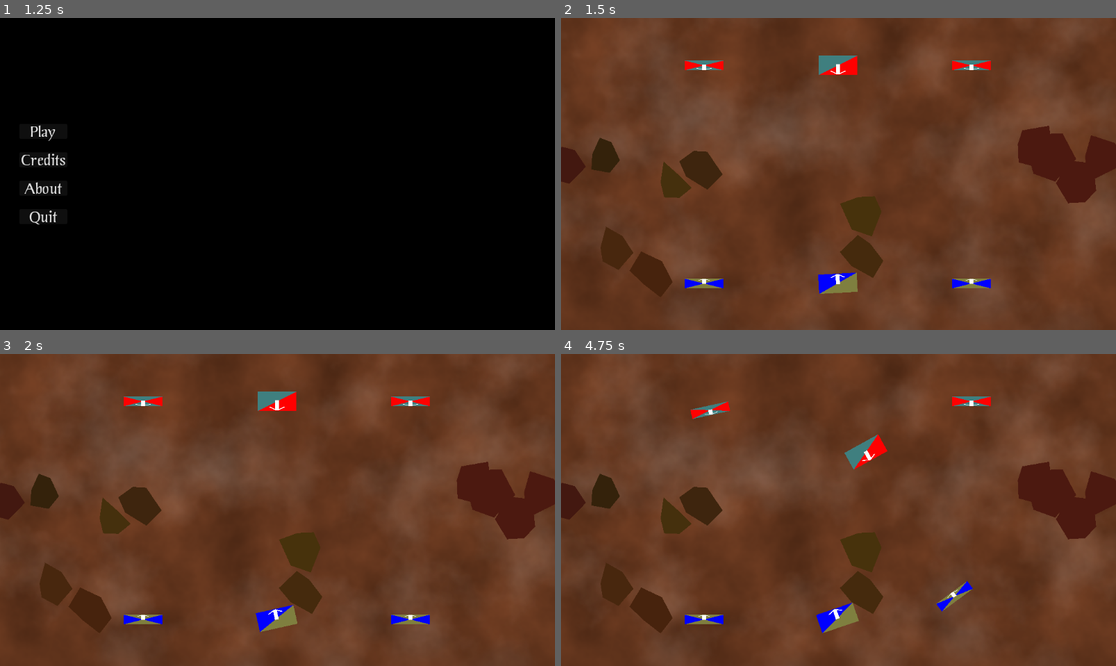
Above: before the commit, frames 1-4 (two rows, left to right).
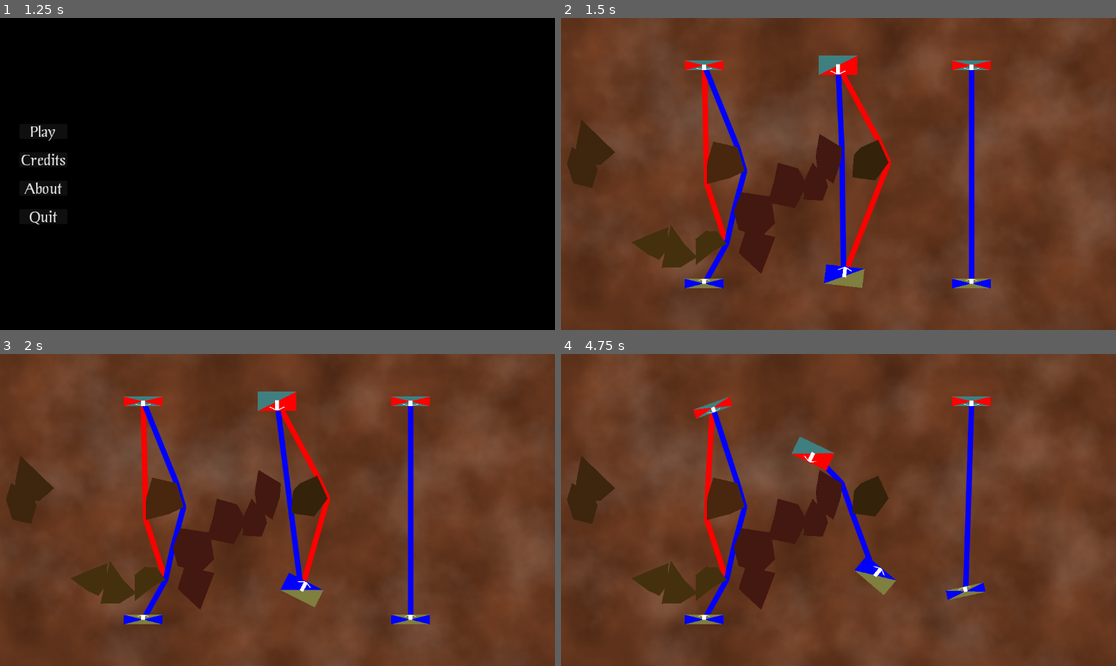
Above: after the commit, the same moments.

Repository: Habidakus/fantasy-battle
Game: Godot game, scene res://Scenes/TopLevelStateMachine.tscn
Same seed, same stepped clock (60 frames per second), same inputs: the game is played once before the commit and once after it.
Inputs (mouse positions are in pixels of both pictures, inside the frame that each line leads up to):
- Up to frame 1 (1.25 s): tap Enter at 0.5 s; move the mouse to (399, 158) at 0.52 s; click (399, 158) at 0.67 s
- Up to frame 2 (1.5 s): click "Play" at 1.25 s
- Up to frame 3 (2 s): no input
- Up to frame 4 (4.75 s): move the mouse to (727, 525) at 2.02 s; click (727, 525) at 2.17 s; move the mouse to (894, 441) at 2.77 s; click (894, 441) at 2.92 s; move the mouse to (810, 572) at 3.52 s; click (810, 572) at 3.67 s; move the mouse to (1005, 556) at 4.27 s; click (1005, 556) at 4.42 s

Frame 1 is identical in both runs. In frame 2, 14% of the frame differs, in the area x 0-100%, y 16-89%; in frame 3, 14%; in frame 4, 15%, in the area x 0-100%, y 13-90%.

Commit message:
more work on using a nav mesh to calculate paths to the enemy

Diff:
--- a/Scripts/StatePlay.gd
+++ b/Scripts/StatePlay.gd
@@ -77,6 +77,21 @@
 		draw_line(entry[0], entry[1], entry[2], 10, true)
 	_draw_queue.clear()
 
+func _add_draw_line(p1 : Vector2, p2 : Vector2, color : Color) -> void:
+	_draw_queue.append([p1, p2, color])
+	queue_redraw()
+
+func DrawPathLine(id1 : int, id2 : int, color : Color) -> void:
+	if not _visible_squads.has(id1):
+		return
+	if not _visible_squads.has(id2):
+		return
+	var vs1 : VisibleSquad = _visible_squads[id1]
+	var vs2 : VisibleSquad = _visible_squads[id2]
+	var path : PackedVector2Array = _terrain_data.GetPath(vs1.position, vs2.position, vs1)
+	for i in range(1, path.size()):
+		_add_draw_line(path[i - 1], path[i], color)
+
 func DebugDrawSquad(squad : Squad) -> void:
 	var outline : Array = squad.GetOutline()
 	for entry in outline:
--- a/Scripts/TerrainData.gd
+++ b/Scripts/TerrainData.gd
@@ -1,14 +1,41 @@
 class_name TerrainData extends RefCounted
 
+const WORLD_SIZE : Vector2i = Vector2i(1130, 600)
+
 var _rocks : Array[Rock]
+#var _nav_agent : NavigationAgent2D = NavigationAgent2D.new()
+#var _nav_region : NavigationRegion2D = NavigationRegion2D.new()
+var _map_rid : RID
+var _region_rid : RID
+var _nav_poly : NavigationPolygon
+var _source_geom_data : NavigationMeshSourceGeometryData2D
+
+# TODO: We should define all the unit's friendly allies as Navigation Obstacles that move about the map, so that we can path around them
+#	var nav_obs : NavigationObstacle2D = NavigationObstacle2D.new()
+#	nav_obs.affect_navigation_mesh = true
+#	nav_obs.vertices = polygon_points
 
 func Setup(rnd : RandomNumberGenerator, squadsAndRadiiSquared : Array, parent : Control) -> void:
+	_map_rid = parent.get_world_2d().get_navigation_map()
+	# TODO: Create multiple regions for different unit widths, and then when an agent is attempting to plot a course it would use the smallest region's RID and call it's set_navigation_map(region_rid)
+	_region_rid = NavigationServer2D.region_create()
+	NavigationServer2D.region_set_map(_region_rid, _map_rid)
+
+	_nav_poly = NavigationPolygon.new()
+	_nav_poly.agent_radius = 40
+	var open_map : PackedVector2Array = PackedVector2Array([
+		Vector2.ZERO - (WORLD_SIZE / 2.0),
+		Vector2(WORLD_SIZE.x * 1.5, 0),
+		WORLD_SIZE * 1.5,
+		Vector2(0, WORLD_SIZE.y * 1.5)])
+	_nav_poly.add_outline(open_map)
+
 	var poss : Array = []
 	for r : int in range(25):
 		var loc : Vector2i
 		var close_to_squad : bool = true
 		while close_to_squad:
-			loc = Vector2i(rnd.randi() % 1150, rnd.randi() % 600)
+			loc = Vector2i(rnd.randi() % WORLD_SIZE.x, rnd.randi() % WORLD_SIZE.y)
 			close_to_squad = false
 			for sar : Array in squadsAndRadiiSquared:
 				if sar[0].distance_squared_to(loc) < sar[1]:
@@ -16,7 +43,7 @@
 		poss.append([loc, -1])
 	for r1 : int in range(25):
 		var p1 : Vector2i = poss[r1][0]
-		var mind : int = 1135 * 1135 * 2
+		var mind : int = WORLD_SIZE.x * WORLD_SIZE.x * 2
 		for r2 : int in range(25):
 			if r1 == r2:
 				continue
@@ -34,13 +61,31 @@
 		set_of_polygons.append(rock.GetMapPoints())
 		rock.queue_free()
 
+	_source_geom_data = NavigationMeshSourceGeometryData2D.new()
 	for polygon_points : PackedVector2Array in merge_multiple_polygons(set_of_polygons):
+		_source_geom_data.add_projected_obstruction(polygon_points, true)
 		var rock : Rock = Rock.CreateFromPolygon(polygon_points, rnd)
 		_rocks.append(rock)
 		parent.add_child(rock)
 
+	NavigationServer2D.bake_from_source_geometry_data_async(_nav_poly, _source_geom_data, Callable(self, "_on_baking_completed").bind(parent.get_tree()))
+
+func _on_baking_completed(tree : SceneTree) -> void:
+	NavigationServer2D.region_set_navigation_polygon(_region_rid, _nav_poly)
+	NavigationServer2D.map_set_active(_map_rid, true)
+	await tree.physics_frame
+
+func GetPath(p1 : Vector2, p2 : Vector2, _node : Node2D) -> PackedVector2Array:
+	if not _map_rid.is_valid():
+		return []
+	if not _nav_poly:
+		return []
+	#var node_rid : RID = node.get_world_2d().navigation_map
+	var ret_val : PackedVector2Array = NavigationServer2D.map_get_path(_map_rid, p1, p2, true)
+	return ret_val
+
 func CheckForCollision(points : Array[Vector2], dest_points : Array[Vector2]) -> float:
-	var shortened_length : float = 1130 * 1130 + 600 * 600
+	var shortened_length : float = WORLD_SIZE.length_squared()
 	var point_count : int = points.size()
 	for rock : Rock in _rocks:
 		var rock_point_count : int = rock._points.size()
--- a/Scripts/TurnEngine.gd
+++ b/Scripts/TurnEngine.gd
@@ -25,6 +25,9 @@
 func UpdateArmies() -> void:
 	for army : Army in _board_state._armies:
 		for squad : Squad in army._squads:
+			var other_squad : Squad = _board_state.GetSquadById(1 + (squad.id + 2) % 6)
+			if other_squad != null:
+				_state_play.DrawPathLine(squad.id, other_squad.id, army.GetColor())
 			_state_play.UpdateSquad(squad)
 
 func SubmitAction(action : ArmyControllerAction) -> void:
